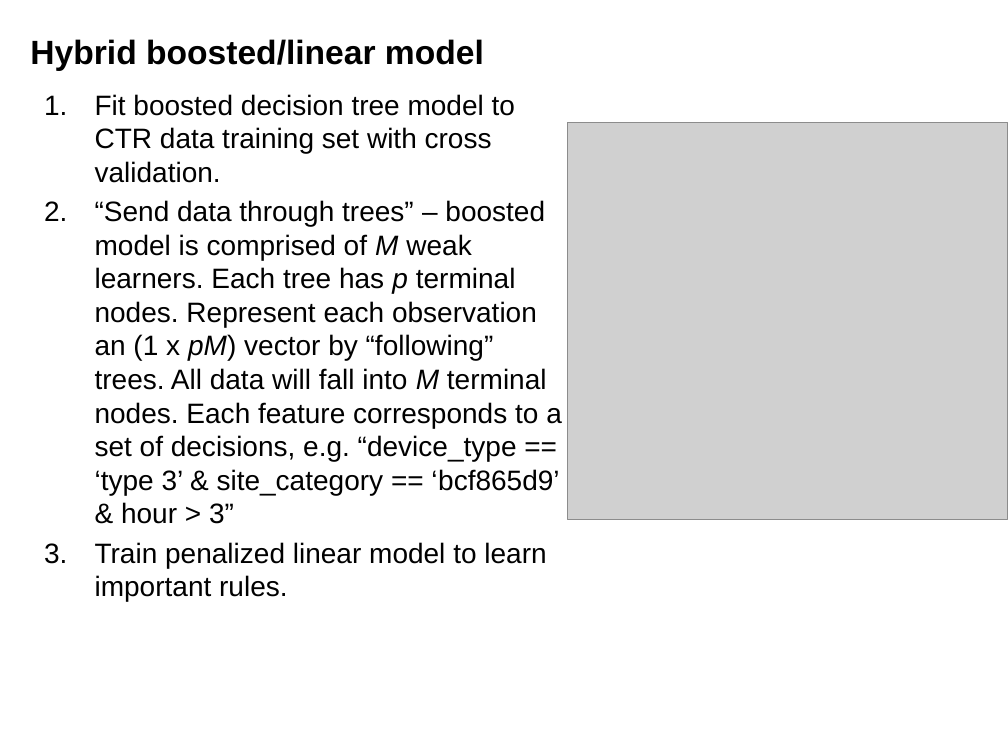
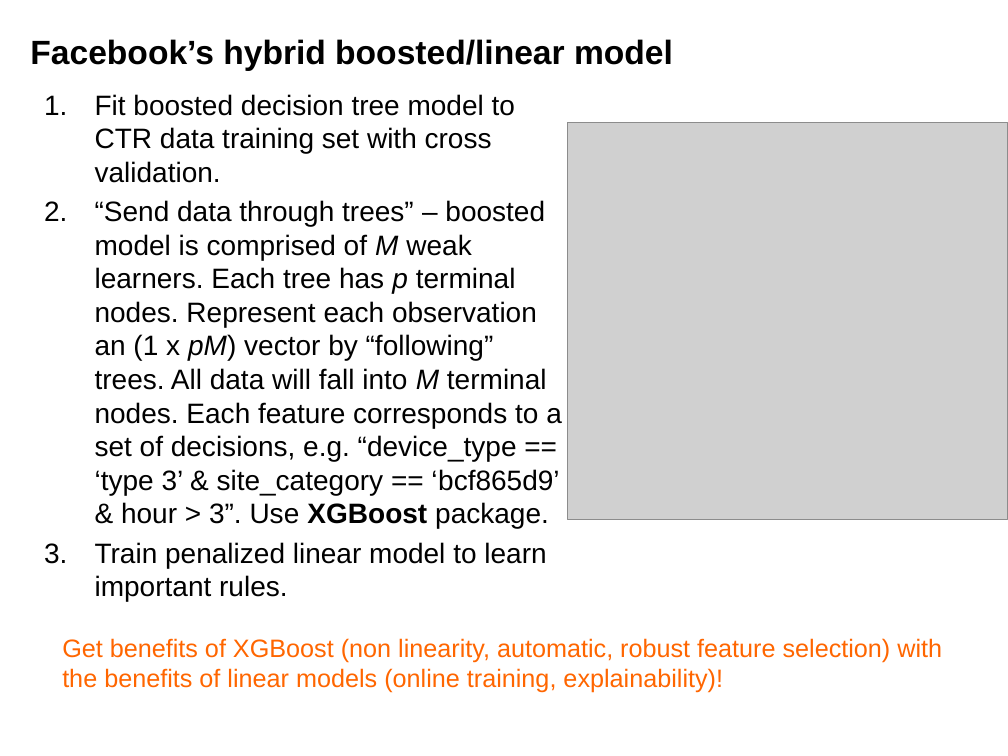
Before and after one commit to ffineis/stat_350_final, a slide deck: slide 9 of report/presentation.pptx (slide 8 before the commit). Drawn at 1008x756 pixels with LibreOffice and Linux fonts; fonts in the diff are those of the drawing; grey boxes stand for pictures; background and template pictures are left out. Boxes give left, top, right and bottom in pixels: in the first picture for what was removed or moved away, otherwise in the second. Text is boxed around its words. In the diff, an @@ line names an element or a change of style, - is before the commit and + after.

```diff
--- a/report/presentation.pptx
+++ b/report/presentation.pptx
@@ title at (30, 39, 673, 71): text changed @@
-Hybrid boosted/linear model
+Facebook’s hybrid boosted/linear model
@@ subtitle at (95, 200, 562, 529): text changed @@
-2. “Send data through trees” – boosted model is comprised of M weak learners. Each tree has p terminal nodes. Represent each observation an (1 x pM) vector by “following” trees. All data will fall into M terminal nodes. Each feature corresponds to a set of decisions, e.g. “device_type == ‘type 3’ & site_category == ‘bcf865d9’ & hour > 3”
+2. “Send data through trees” – boosted model is comprised of M weak learners. Each tree has p terminal nodes. Represent each observation an (1 x pM) vector by “following” trees. All data will fall into M terminal nodes. Each feature corresponds to a set of decisions, e.g. “device_type == ‘type 3’ & site_category == ‘bcf865d9’ & hour > 3”. Use XGBoost package.
@@ text added at (62, 638, 942, 693), 18 pt, text #FF6600 @@
+Get benefits of XGBoost (non linearity, automatic, robust feature selection) with the benefits of linear models (online training, explainability)!
```
Also in this commit, not shown: 1 other slide changed, 6 slides added, 1 other file.
